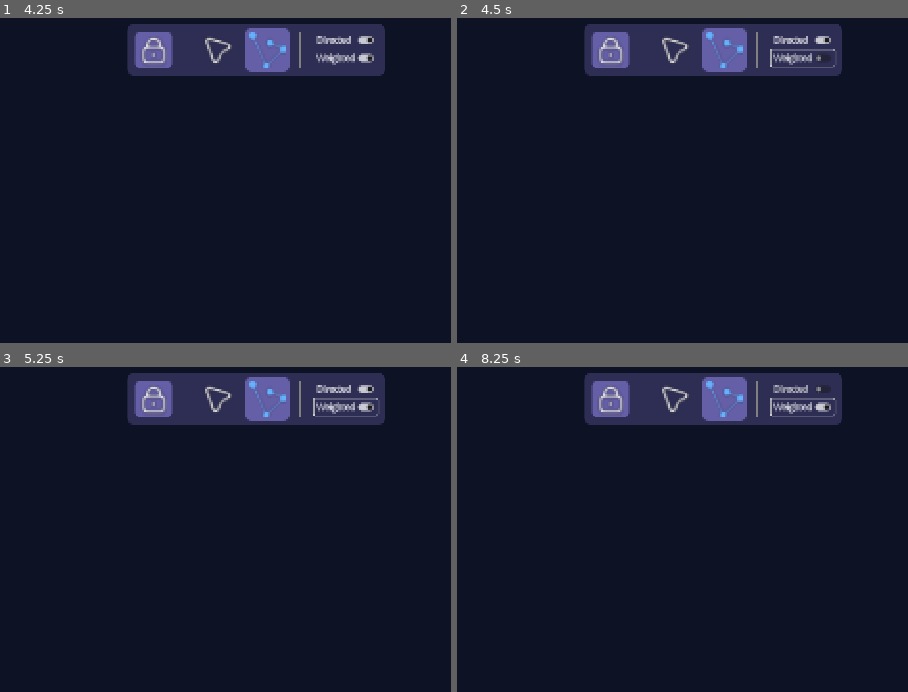
Above: before the commit, frames 1-4 (two rows, left to right).
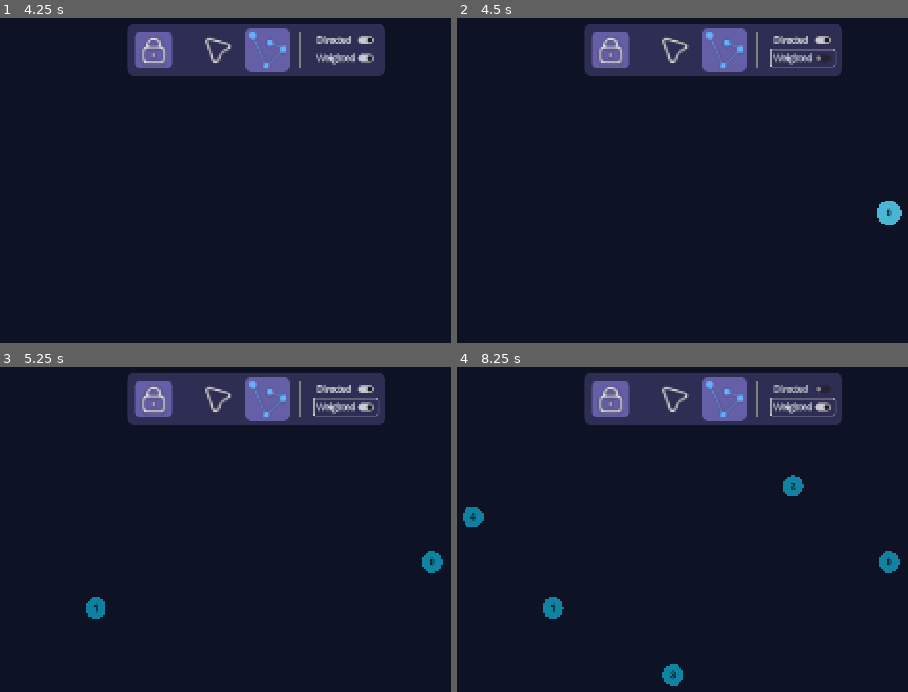
Above: after the commit, the same moments.

Repository: VerticesLTD/Graphos
Game: Godot game, scene res://Boot.tscn
Same seed, same stepped clock (60 frames per second), same inputs: the game is played once before the commit and once after it.
Inputs (mouse positions are in pixels of both pictures, inside the frame that each line leads up to):
- Up to frame 1 (4.25 s): click (153, 50) at 0.5 s; click (216, 50) at 1.25 s; click (266, 50) at 2 s; click "Directed" at 2.75 s; click "Weighted" at 3.5 s
- Up to frame 2 (4.5 s): tap Enter at 4.25 s; move the mouse to (889, 213) at 4.27 s; hold Right (ui_right) from 4.28 s (still down); tap Ctrl (ctrl) at 4.35 s; click (889, 213) at 4.42 s
- Up to frame 3 (5.25 s): release Right (ui_right) at 5 s; tap Space at 5 s; drag from (94, 607) to (216, 675) at 5.02 s
- Up to frame 4 (8.25 s): tap Enter at 5.75, 7.25 s; move the mouse to (795, 487) at 5.77 s; hold Right (ui_right) 5.78-6.5 s; click (795, 487) at 5.85 s; tap Space at 6.5, 8 s; drag from (673, 675) to (475, 516) at 6.52 s; move the mouse to (outside the picture) at 7.27 s; hold Left (ui_left) 7.28-8 s; hold D (toggle_direction) 7.28-8 s; drag from (475, 516) to (592, 471) at 8.02 s

Frame 1 is identical in both runs. In frame 2, 0.3% of the frame differs, in the area x 93-99%, y 56-64%; in frame 3, 0.5%; in frame 4, 1.2%, in the area x 1-99%, y 33-99%.
Error before the commit: Parse Error: Could not resolve external class member "start_algorithm". (res://graph_controller/graph_controller.gd:269)

Commit message:
Did a long merge, and fix many conflicts. There are many bugs over the WHOLE project, thus Ive decided to push this and merge, and then open a seperate bug hunt branch where i would fix them all.

Diff:
--- a/scenes/algorithm_player/algorithm_player.gd
+++ b/scenes/algorithm_player/algorithm_player.gd
@@ -41,7 +41,7 @@
 	algorithm_type: ALGORITHMS,
 	starting_node: Vertex,
 	selection_buffer: Array[Vertex],
-	graph: UndirectedGraph
+	graph: Graph
 	) -> void:
 
 	if _is_algorithm_running:
--- a/scripts/algorithms/logic/BFS.gd
+++ b/scripts/algorithms/logic/BFS.gd
@@ -45,7 +45,7 @@
 
 		log_pseudo_step(5,true)
 		data_updates.append(null)
-		for edge in u.get_neighbors_edges():
+		for edge in u.get_outgoing_edges():
 			var v = edge.get_other_vertex(u) # Get the other side of the vertex
 
 			log_pseudo_step(6,true)
--- a/scripts/algorithms/logic/graph_algoritm.gd
+++ b/scripts/algorithms/logic/graph_algoritm.gd
@@ -21,11 +21,10 @@
 ## A null value represents a step in the timeline with no pseudo equivilent.
 var pseudo_steps: Array = []
 
-## Initialize the algorithm
-## @param undirected_graph   The graph the algorithm uses.
-func _init(_imposter_graph: Graph, _real_graph: Graph):
+## Set the algorithm variables
+func set_alg_variables(_imposter_graph: Graph, _real_graph: Graph) -> void:
 	imposter_graph = _imposter_graph
-	real_graph =_real_graph
+	real_graph = _real_graph
 
 func verify_initialization() -> void:
 	assert(imposter_graph != null and real_graph != null,
@@ -78,27 +77,21 @@
 
 ## Changes an edge color and records the Command in the timeline.
 func change_and_log_edge_color(target_edge: Edge, target_color: Color, pseudo_step = null) -> void:
-	# 1. Normalize the IDs to find the 'Real' (shouting) edge
-	var u_id = target_edge.src.id
-	var v_id = target_edge.dst.id
+	# Get the real vertices using the IDs from the imposter edge
+	var real_src = real_graph.get_vertex(target_edge.src.id)
+	var real_dst = real_graph.get_vertex(target_edge.dst.id)
 
-	var lower_id = u_id if u_id < v_id else v_id
-	var higher_id = v_id if u_id < v_id else u_id
-
-	# 2. Get the actual vertices from the REAL graph
-	var real_src = real_graph.get_vertex(lower_id)
-	var real_dst = real_graph.get_vertex(higher_id)
-
-	# 3. Find the edge that actually owns the Visual Sprite
+	# Find the edge that goes EXACTLY from src to dst
+	# This works for both:
+	# - Undirected: It finds the one shared edge.
+	# - Directed: It finds the specific arrow for this direction.
 	var real_edge = real_graph.get_edge(real_src, real_dst)
 
 	if real_edge:
-		# Record the command targeting the visual edge
 		timeline.append(ChangeEdgeColorCommand.new(real_edge, target_color))
 
-	# Update the imposter edge so the algorithm's state stays consistent
+	# Update the imposter for algorithm logic
 	target_edge.color = target_color
-
 	log_pseudo_step(pseudo_step)
 
 ## Changes a vertex key and records the Command in the timeline.
